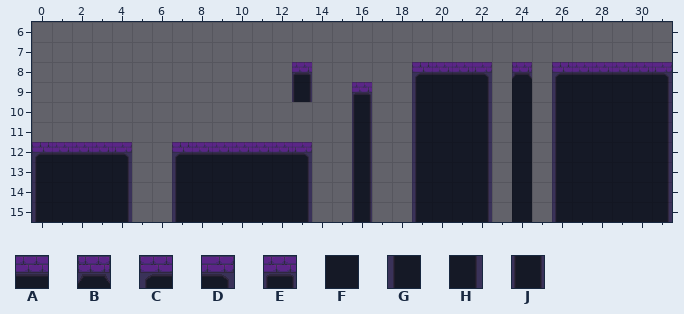
Two states of a Tiled map, export/neko/bin/assets/data/maps/map_test.tmx. The first picture shows the starting point.
Cells are 32x32 px. Shown: x 0..31, y 6..15.
Key: from "castle_tiles": A 2 "SOLID", B 3 "SOLID", C 4 "SOLID", D 5 "SOLID", E 6 "SOLID", F 7 "SOLID", G 8 "SOLID", H 9 "SOLID", J 10 "SOLID".
_ is an empty cell.
Layer "Platforms" before, first column x 0:
 6 ________________________________
 7 ________________________________
 8 _____________E_____CAAD_B_CAAAAD
 9 _____________J__E__GFFH_F_GFFFFH
10 ________________J__GFFH_F_GFFFFH
11 ________________J__GFFH_F_GFFFFH
12 CAAAD__CAAAAAD__J__GFFH_F_GFFFFH
13 GFFFH__GFFFFFH__J__GFFH_F_GFFFFH
14 GFFFH__GFFFFFH__J__GFFH_F_GFFFFH
15 GFFFH__GFFFFFH__J__GFFH_F_GFFFFH
After:
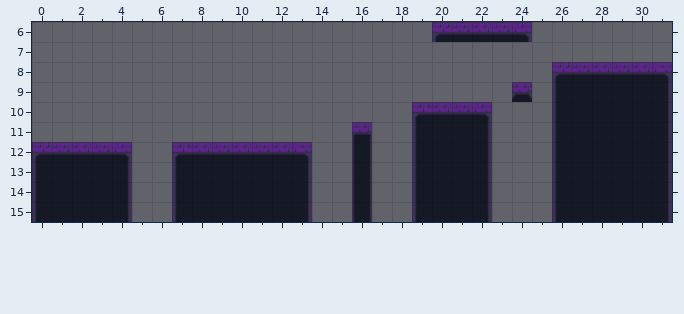
What changed:
Changed rows in their new state; . is an unchanged cell.
Layer "Platforms":
first column x 13:
 6 .......CAAAD
 8 _.....____._
 9 _.._..____.B
10 ..._..CAAD._
11 ...E......._
12 ..........._
13 ..........._
14 ..........._
15 ..........._
